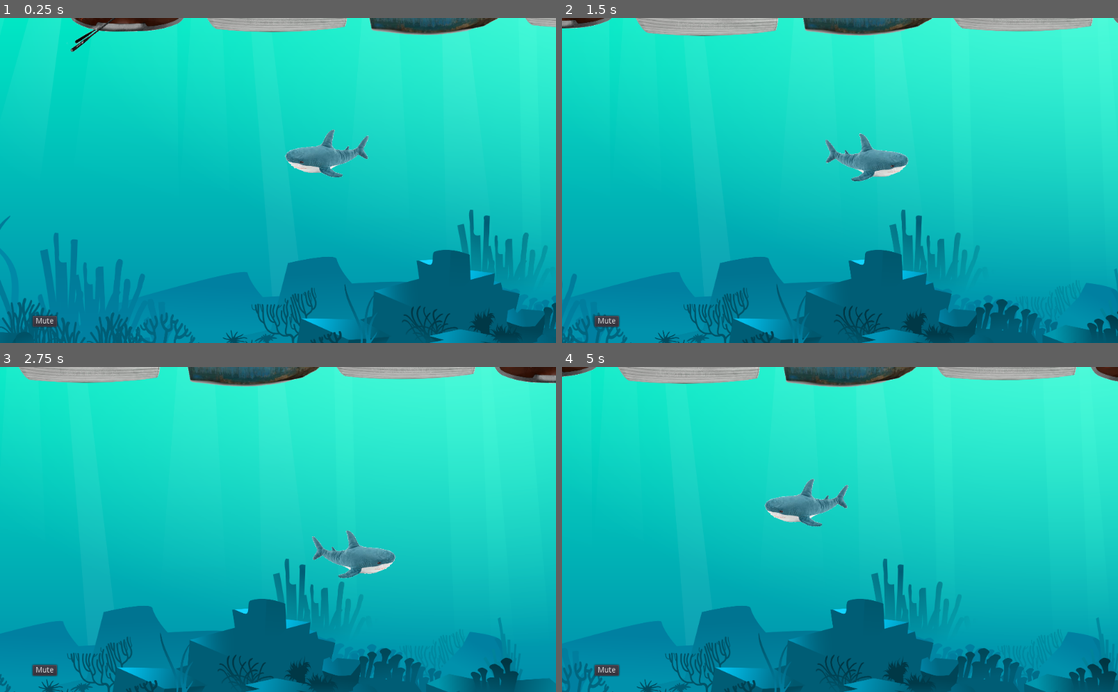
Above: before the commit, frames 1-4 (two rows, left to right).
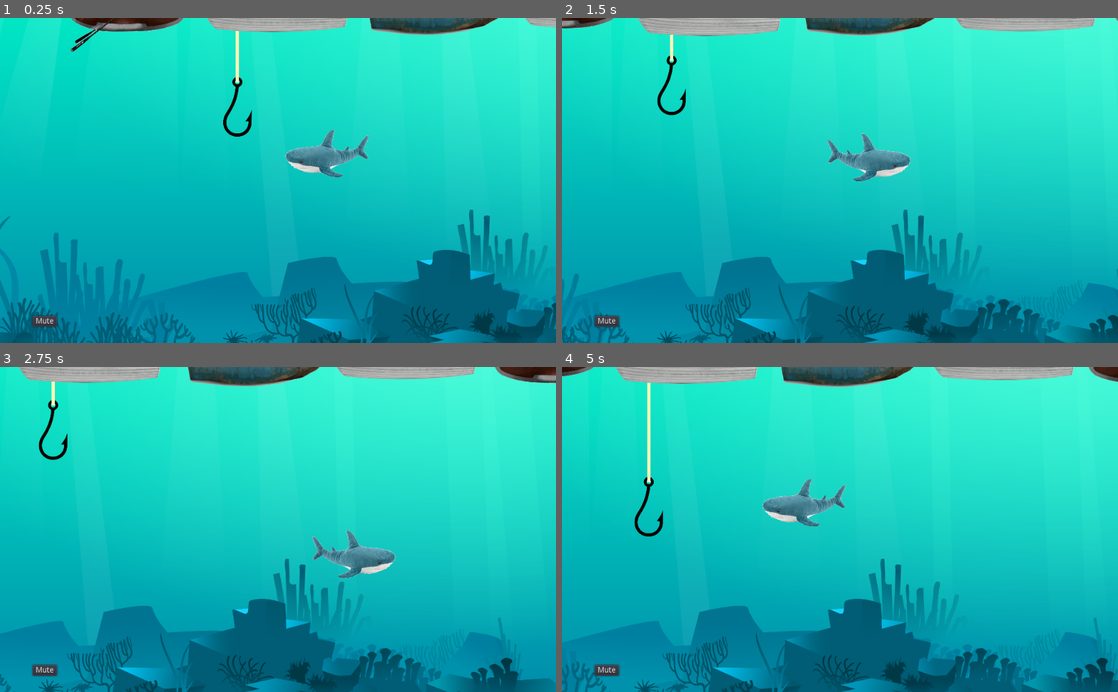
Above: after the commit, the same moments.

Repository: alvinphilips/brohaj
Game: Godot game, scene res://maps/hooks.tscn
Two runs of this game, one before a commit and one after it. Both use one fixed random seed, a clock stepped at 60 frames per second and the inputs below.
Inputs:
- Up to frame 1 (0.25 s): no input
- Up to frame 2 (1.5 s): hold Right (ui_right) 0.53-1.28 s; hold Down (ui_down) from 1.28 s (still down)
- Up to frame 3 (2.75 s): release Down (ui_down) at 2.03 s; hold Right (ui_right) from 2.03 s (still down)
- Up to frame 4 (5 s): release Right (ui_right) at 2.78 s; hold Up (ui_up) 2.78-3.53 s; hold Left (ui_left) from 3.53 s (still down)

The runs differ from the first frame. In frame 1, 0.3% of the frame differs, in the area x 40-46%, y 3-37%; in frame 2, 3.9%; in frame 3, 0.3%; in frame 4, 4.4%, in the area x 0-100%, y 0-100%.

Commit message:
feat: Added a hook

Diff:
--- a/game/maps/hooks.tscn
+++ b/game/maps/hooks.tscn
@@ -10,6 +10,7 @@
 [ext_resource path="res://maps/Boats.gd" type="Script" id=8]
 [ext_resource path="res://music/background_theme.wav" type="AudioStream" id=9]
 [ext_resource path="res://scripts/sound.gd" type="Script" id=10]
+[ext_resource path="res://scenes/Hook.tscn" type="PackedScene" id=11]
 
 [sub_resource type="RectangleShape2D" id=2]
 
@@ -54,6 +55,8 @@
 scale = Vector2( 0.499309, 0.501875 )
 texture = ExtResource( 3 )
 
+[node name="Hook" parent="." instance=ExtResource( 11 )]
+
 [node name="Boats" type="Node2D" parent="."]
 script = ExtResource( 8 )
 
@@ -89,6 +92,12 @@
 current = true
 script = ExtResource( 4 )
 
+[node name="AudioStreamPlayer" type="AudioStreamPlayer" parent="."]
+stream = ExtResource( 9 )
+volume_db = 1.0
+autoplay = true
+script = ExtResource( 10 )
+
 [node name="blahaj" type="KinematicBody2D" parent="."]
 position = Vector2( 400, 250 )
 script = ExtResource( 2 )
@@ -101,11 +110,6 @@
 position = Vector2( 0, 4 )
 rotation = 1.5708
 shape = SubResource( 1 )
-
-[node name="AudioStreamPlayer" type="AudioStreamPlayer" parent="."]
-stream = ExtResource( 9 )
-autoplay = true
-script = ExtResource( 10 )
 
 [node name="CanvasLayer" type="CanvasLayer" parent="."]
 
--- /dev/null
+++ b/game/scenes/Hook.gd
@@ -0,0 +1,47 @@
+extends Area2D
+
+
+# Declare member variables here. Examples:
+# var a = 2
+# var b = "text"
+
+var caught_blahaj = false
+var target_position
+var timer
+var player
+const MIN_VERTICAL_POSITION = 40.0
+const MAX_VERTICAL_POSITION = 500.0
+const MIN_MAX_VERTICAL_POSITION_RANGE_HALVED = (MAX_VERTICAL_POSITION - MIN_VERTICAL_POSITION) * 0.5
+
+# Called when the node enters the scene tree for the first time.
+func _ready():
+	player = get_node("/root/World/blahaj")
+	timer = $Timer
+	connect("body_entered", player, "on_damage")
+	player.connect("caught", self, "catch_blahaj")
+	timer.wait_time = randf() * 4.0 + 3.0
+	target_position = rand_range(MIN_VERTICAL_POSITION, MAX_VERTICAL_POSITION)
+	timer.one_shot = true
+	timer.connect("timeout", self, "_on_timer_timeout")
+	timer.start()
+
+
+func catch_blahaj():
+	caught_blahaj = true
+
+
+func _on_timer_timeout():
+	timer.wait_time = randf() * 4.0 + 3.0
+	target_position = rand_range(MIN_VERTICAL_POSITION, MAX_VERTICAL_POSITION)
+	timer.one_shot = true
+	timer.start()
+
+
+# Called every frame. 'delta' is the elapsed time since the previous frame.
+func _process(delta):
+	if !caught_blahaj:
+		target_position += sin(position.y * 2.0)
+	else:
+		target_position = 20.0
+
+	position.y = lerp(position.y, target_position, delta)
--- /dev/null
+++ b/game/scenes/Hook.tscn
@@ -0,0 +1,36 @@
+[gd_scene load_steps=6 format=2]
+
+[ext_resource path="res://sprites/hook.png" type="Texture" id=1]
+[ext_resource path="res://scenes/Hook.gd" type="Script" id=2]
+
+[sub_resource type="CircleShape2D" id=3]
+radius = 32.0
+
+[sub_resource type="Gradient" id=4]
+interpolation_mode = 1
+offsets = PoolRealArray( 0.0027933, 1 )
+colors = PoolColorArray( 1, 0.968321, 0.710359, 1, 1, 1, 1, 1 )
+
+[sub_resource type="GradientTexture" id=5]
+gradient = SubResource( 4 )
+width = 500
+
+[node name="Hook" type="Area2D"]
+position = Vector2( 235, 185 )
+script = ExtResource( 2 )
+
+[node name="Sprite" type="Sprite" parent="."]
+scale = Vector2( 0.499309, 0.501875 )
+texture = ExtResource( 1 )
+
+[node name="CollisionShape2D" type="CollisionShape2D" parent="."]
+position = Vector2( 0, 24 )
+shape = SubResource( 3 )
+
+[node name="Rope" type="Sprite" parent="."]
+position = Vector2( 0, -300 )
+rotation = 1.5708
+scale = Vector2( 1, 6 )
+texture = SubResource( 5 )
+
+[node name="Timer" type="Timer" parent="."]
--- a/game/scripts/blahaj.gd
+++ b/game/scripts/blahaj.gd
@@ -5,6 +5,7 @@
 # var a = 2
 # var b = "text"
 
+signal caught
 
 # Called when the node enters the scene tree for the first time.
 func _ready():
@@ -14,7 +15,12 @@
 const HORIZONTAL_MOVEMENT_SPEED = 1000.0
 const VERTICAL_MOVEMENT_SPEED = 400.0
 
+var isCaught = false
+
 func _physics_process(delta):
+	if isCaught:
+		return
+
 	move -= move * 0.05
 
 	if Input.is_action_pressed("ui_up"):
@@ -26,6 +32,11 @@
 	if Input.is_action_pressed("ui_left"):
 		move.x -= HORIZONTAL_MOVEMENT_SPEED * delta
 
+# Called every frame. 'delta' is the elapsed time since the previous frame.
+func _process(_delta):
+	if isCaught:
+		position.y = clamp(lerp(position.y, position.y - 4, 0.5), 40, 600)
+		return
 	# Small hack to flip image based on movement direction
 	#
 	# flip_h requires a floar, so we first subtract 1 from (-1, 1) to get
@@ -37,6 +48,11 @@
 	$Sprite.flip_h = abs((sign(move.x) - 1.0) * 0.5)
 
 	move = move_and_slide(move, Vector2.UP)
-# Called every frame. 'delta' is the elapsed time since the previous frame.
-#func _process(delta):
-#	pass
+
+func on_damage(arg):
+	if arg.name != "blahaj" or isCaught:
+		return
+	emit_signal("caught")
+	isCaught = true
+	translate(Vector2(-60, -10))
+	rotate(20)
Not shown: 1 places in game/maps/hooks.tscn that only renumber resources
Binary file added: game/sprites/hook.png
Not shown, added: game/sprites/hook.png.import
